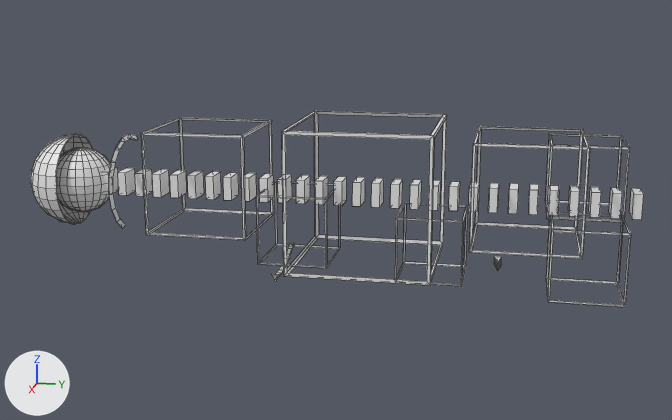
The OBJ model Assets/Models/UpperArm/bras_0002.obj: old version first, new version second.
Both versions are drawn from a 50 mm lens placed at (1.259, 0.28, 0.287), pointed at (-0.028, 0.023, -0.035). Every picture has the same lights, and +X, +Y and +Z are marked at lower left. Mesh edges are drawn as thin lines. Where no turn or scale is listed for an object, it has been applied to the vertices. Vertices at the same position are counted once.

The first picture shows 'bras_0002'.
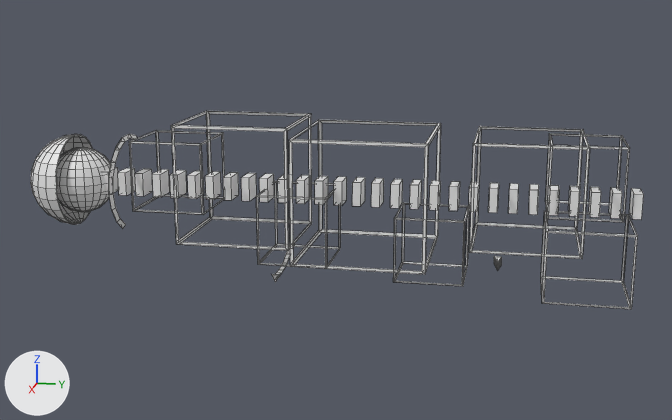
The edits, one by one:
me_bras_0002 has 995 vertices, 898 faces and spans x -0.152..0.098, y -0.431..0.44, z -0.147..0.098.
me_bras_0002 is used by ob_bras_0002; location (0.0, 0.0, 0.0).
me_bras_0002 part 1: the loose piece of 32 vertices spanning x -0.098..0.098, y -0.023..0.173, z -0.098..0.098 is scaled about its middle by (0.5, 0.524, 0.5), then moved by (0.025, -0.269, 0.024).
me_bras_0002 part 2: the loose piece of 32 vertices spanning x -0.037..0.061, y 0.325..0.423, z -0.124..-0.026 is scaled about its middle by (1.14, 1.15, 1).
me_bras_0002 part 3: the loose piece of 32 vertices spanning x -0.057..0.088, y -0.222..-0.079, z -0.054..0.089 is scaled about its middle by (1, 1.12, 1.16), then moved by (0.0, 0.051, 0.0).
me_bras_0002 part 4: the loose piece of 32 vertices spanning x -0.152..-0.053, y 0.107..0.205, z -0.147..-0.049 is scaled about its middle by (1, 1.05, 1).
me_bras_0002 part 5: the loose piece of 32 vertices spanning x -0.098..0.098, y -0.023..0.173, z -0.098..0.098 is copied, and the copy is scaled about its middle by (0.931, 0.923, 0.878); it spans x -0.092..0.092, y -0.016..0.166, z -0.086..0.086.

What differs and where, as boxes (x1, y1, x2, y2) in the pictures (672 x 420 px; the box of a moved part takes in the faces that stretch with it):
'bras_0002', reshaped
    before: (31, 111, 644, 307)
    after: (31, 111, 644, 309)
part 1 of me_bras_0002, moved or reshaped
    before: (282, 111, 447, 285)
    after: (129, 130, 225, 215)
part 2 of me_bras_0002, moved or reshaped
    before: (546, 212, 631, 307)
    after: (541, 211, 638, 309)
part 3 of me_bras_0002, moved or reshaped
    before: (141, 118, 273, 240)
    after: (171, 111, 312, 250)
part 4 of me_bras_0002, moved or reshaped
    before: (395, 203, 468, 286)
    after: (394, 203, 469, 286)
part 5 of me_bras_0002, added
    after: (289, 120, 441, 274)
